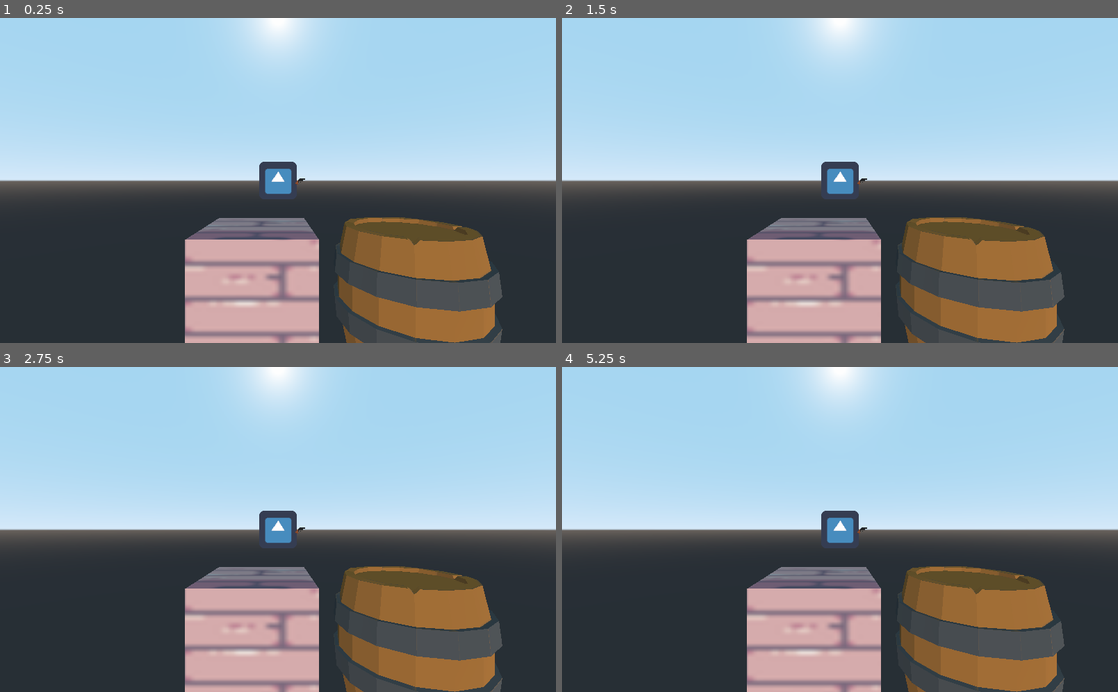
Above: before the commit, frames 1-4 (two rows, left to right).
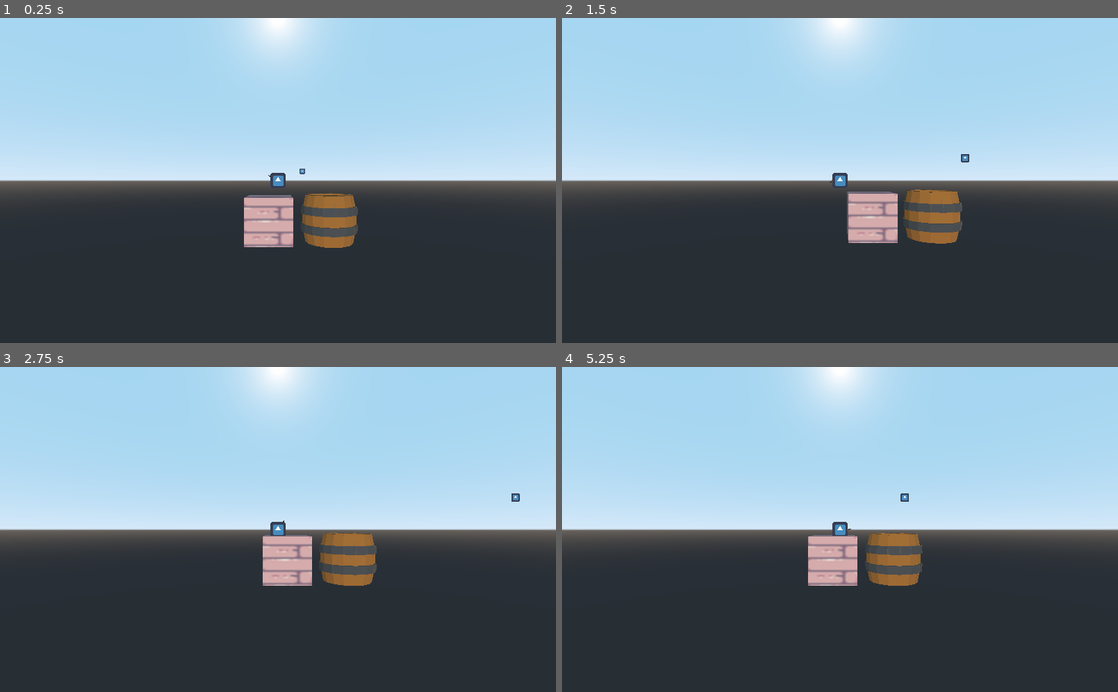
Above: after the commit, the same moments.

Repository: malva28/gun_dash_game
Game: Godot game, scene res://scenes/main.tscn
The game is run twice, just before and just after one commit, with the same random seed, the same clock (stepped at 60 frames per second) and the same inputs. The engine's default icon, where the game draws it, is replaced by a stand-in: a white triangle on a blue panel in a dark square.
Inputs (mouse positions are in pixels of both pictures, inside the frame that each line leads up to):
- Up to frame 1 (0.25 s): no input
- Up to frame 2 (1.5 s): move the mouse to (962, 164) at 0.52 s; hold D (move_right) 0.53-1.28 s; click (962, 164) at 0.6 s; tap Space (jump) at 0.77 s; move the mouse to (728, 196) at 1.27 s; hold A (move_left) from 1.28 s (still down); click (728, 196) at 1.35 s
- Up to frame 3 (2.75 s): tap Space (jump) at 1.52 s; move the mouse to (333, 458) at 2.02 s; release A (move_left) at 2.03 s; hold D (move_right) from 2.03 s (still down); click (333, 458) at 2.1 s
- Up to frame 4 (5.25 s): move the mouse to (812, 594) at 2.77 s; click (812, 594) at 2.85 s; tap Space (jump) at 3.02, 3.77, 4.52 s; move the mouse to (1006, 578) at 3.52 s; release D (move_right) at 3.53 s; hold A (move_left) from 3.53 s (still down); click (1006, 578) at 3.6 s; move the mouse to (673, 480) at 4.27 s; click (673, 480) at 4.35 s; move the mouse to (867, 529) at 5.02 s; click (867, 529) at 5.1 s

The runs differ from the first frame. In frame 1, 20% of the frame differs, in the area x 33-91%, y 44-100%; in frame 2, 20%; in frame 3, 20%; in frame 4, 20%, in the area x 33-91%, y 38-100%.
Error before the commit: Parse Error: Expected identifier as member (res://scenes/main_chara.gd:69)

Commit message:
Bullets spawning, not in the right place though

Diff:
--- a/KinematicBody.gd
+++ b/scenes/bullet.gd
@@ -1,7 +1,7 @@
-extends KinematicBody
+extends Area
 
-var velocity = Vector3()
-var speed = 100
+#var velocity = Vector3()
+var SPEED = 8
 
 
 # Declare member variables here. Examples:
@@ -14,7 +14,8 @@
 	pass # Replace with function body.
 
 func _physics_process(delta):
-	var collision_info = move_and_collide(velocity.normalized()*delta*speed)
+	#var collision_info = move_and_collide(velocity.normalized()*delta*speed)
+	translation += SPEED * transform.basis.x * delta
 
 # Called every frame. 'delta' is the elapsed time since the previous frame.
 #func _process(delta):
--- a/scenes/bullet.tscn
+++ b/scenes/bullet.tscn
@@ -1,15 +1,16 @@
 [gd_scene load_steps=4 format=2]
 
 [ext_resource path="res://icon.png" type="Texture" id=1]
-[ext_resource path="res://KinematicBody.gd" type="Script" id=2]
+[ext_resource path="res://scenes/bullet.gd" type="Script" id=2]
 
 [sub_resource type="BoxShape" id=1]
+extents = Vector3( 0.2, 0.2, 0.1 )
 
-[node name="KinematicBody" type="KinematicBody"]
+[node name="Bullet" type="Area"]
 script = ExtResource( 2 )
 
 [node name="CollisionShape" type="CollisionShape" parent="."]
-transform = Transform( 0.5, 0, 0, 0, 0.5, 0, 0, 0, 0.5, 0.0053399, 0.00577241, -0.101739 )
+transform = Transform( 0.5, 0, 0, 0, 0.5, 0, 0, 0, 0.5, 0, 0, 0 )
 shape = SubResource( 1 )
 
 [node name="Sprite3D" type="Sprite3D" parent="."]
--- a/scenes/main.tscn
+++ b/scenes/main.tscn
@@ -1,8 +1,9 @@
-[gd_scene load_steps=7 format=2]
+[gd_scene load_steps=8 format=2]
 
 [ext_resource path="res://scenes/main_chara.tscn" type="PackedScene" id=1]
 [ext_resource path="res://assets/14-TileSets/tile_2.png" type="Texture" id=2]
 [ext_resource path="res://scenes/barrel.tscn" type="PackedScene" id=3]
+[ext_resource path="res://scenes/bullet.tscn" type="PackedScene" id=4]
 
 [sub_resource type="BoxShape" id=1]
 
@@ -34,3 +35,6 @@
 
 [node name="barrel" parent="." instance=ExtResource( 3 )]
 transform = Transform( 1, 0, 0, 0, 1, 0, 0, 0, 1, 1.91724, -2.02237, -3.68901 )
+
+[node name="Bullet" parent="." instance=ExtResource( 4 )]
+transform = Transform( 1, 0, 0, 0, 1, 0, 0, 0, 1, -1.24741, -0.0278173, -3.36066 )
--- a/scenes/main_chara.gd
+++ b/scenes/main_chara.gd
@@ -1,4 +1,6 @@
 extends KinematicBody
+
+export(PackedScene) var Bullet
 
 var velocity = Vector3()
 
@@ -14,6 +16,8 @@
 
 onready var arm = $arm
 onready var camera = $Camera
+onready var bullet_spawn = $arm/BulletSpawn
+
 
 # Declare member variables here. Examples:
 # var a = 2
@@ -58,15 +62,18 @@
 	if Input.is_action_just_pressed("Disparo"):
 		velocity.x = +shoot_momentum.x
 		velocity.y = +shoot_momentum.y
+		_disparo()
 
 
 func _shoot_process(angle):
 	var y_movement = -1 * SHOOT_ACCEL * sin(angle)
 	var x_movement = -1 * SHOOT_ACCEL * cos(angle)
-	var bullet = bulletPath.instance()
-
-	get_parent().add_child(bullet)
-	bullet.position = $arm/Position3D.
-	bullet.velocity = get_viewport().get_mouse_position() - bullet.position
 
 	return Vector2(x_movement, y_movement)
+
+func _disparo():
+	var bullet = Bullet.instance()
+	get_parent().add_child(bullet)
+	print(bullet_spawn.transform)
+	bullet.global_transform.origin = bullet_spawn.transform.origin
+	#bullet.velocity = get_viewport().get_mouse_position() - bullet.position
--- a/scenes/main_chara.tscn
+++ b/scenes/main_chara.tscn
@@ -1,8 +1,9 @@
-[gd_scene load_steps=5 format=2]
+[gd_scene load_steps=6 format=2]
 
 [ext_resource path="res://icon.png" type="Texture" id=1]
 [ext_resource path="res://scenes/gun.tscn" type="PackedScene" id=2]
 [ext_resource path="res://scenes/main_chara.gd" type="Script" id=3]
+[ext_resource path="res://scenes/bullet.tscn" type="PackedScene" id=4]
 
 [sub_resource type="CapsuleShape" id=1]
 radius = 0.279511
@@ -12,6 +13,7 @@
 axis_lock_motion_z = true
 move_lock_z = true
 script = ExtResource( 3 )
+Bullet = ExtResource( 4 )
 
 [node name="CollisionShape" type="CollisionShape" parent="."]
 transform = Transform( 1, 0, 0, 0, -4.37114e-08, -1, 0, 1, -4.37114e-08, 0, 0, 0 )
@@ -26,8 +28,8 @@
 transform = Transform( -4.37114e-08, 0, 1, 0, 1, 0, -1, 0, -4.37114e-08, 0.344543, -0.00298125, -0.00914454 )
 skeleton = NodePath("../..")
 
-[node name="Position3D" type="Position3D" parent="arm"]
-transform = Transform( 1, 0, 0, 0, 1, 0, 0, 0, 1, 0.412949, -0.0720515, -0.180742 )
+[node name="BulletSpawn" type="Position3D" parent="arm"]
+transform = Transform( 1, 0, 0, 0, 1, 0, 0, 0, 1, 0.464, 0.024, 0 )
 
 [node name="Camera" type="Camera" parent="."]
-transform = Transform( 1, 0, 0, 0, 1, 0, 0, 0, 1, 0, 0, 4 )
+transform = Transform( 1, 0, 0, 0, 1, 0, 0, 0, 1, 0, 0, 9.99199 )
